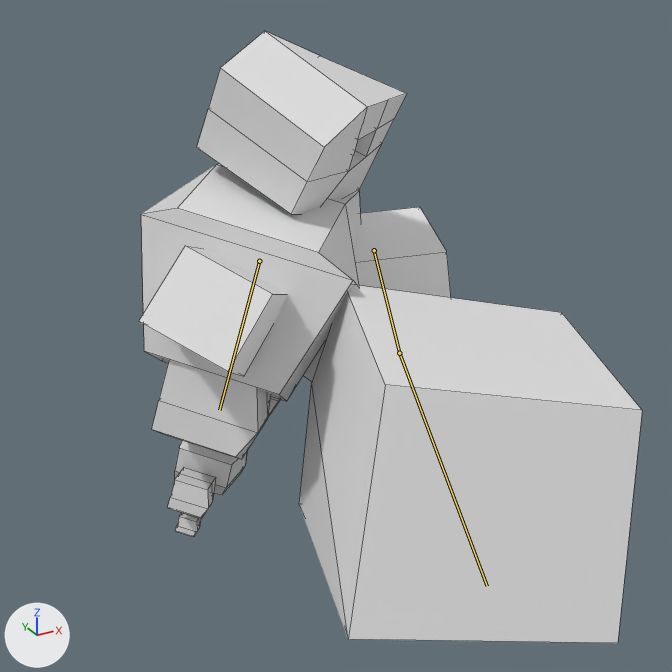
Before and after pictures for a commit that changed the FBX model Elderland/Assets/Models/Blender/Enemy/Heavy Enemy/HeavyEnemy.fbx.
One viewpoint serves both versions: a 50 mm camera at (-5.65, -12.72, 4.92) aimed at (0.81, -0.97, -0.95). The lights are fixed; the arrows at lower left show +X, +Y and +Z. Both versions are drawn at frame 28 of the action 'Armature|Left Attack'; the numbers are the values there. The bones that change are drawn over the model as lines. Mesh edges are drawn as thin lines.
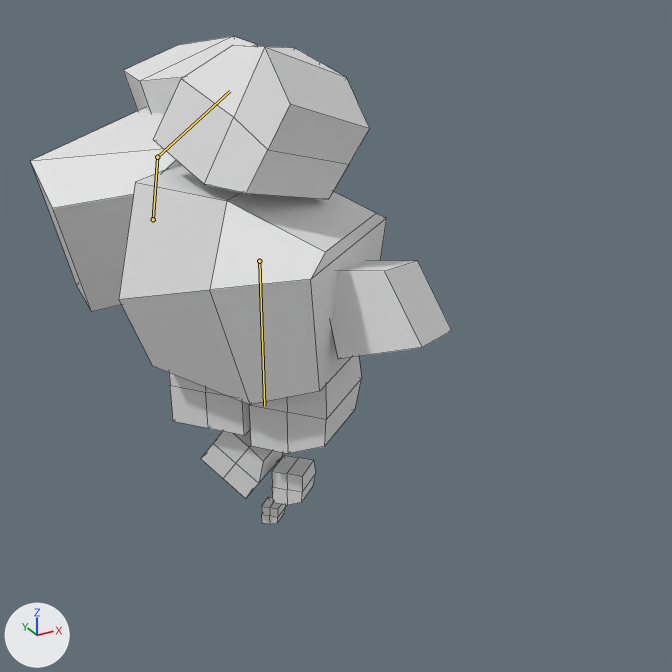
What the commit changed:
Bone 'Chest' (bone_chest) turns from (0, 39, 18) to (0, -39, 0) degrees about its own x, y and z.
Bone 'Left Arm Upper' (bone_left_arm_upper) moves from (1.57, -0.19, -0.3) to (0.0, 0.0, 0.0).
Bone 'Left Arm Upper' (bone_left_arm_upper) turns from (-67, -30, -5) to (38, -26, -112) degrees about its own x, y and z.
Bone 'Left Arm Lower' (bone_left_arm_lower) moves from (0.27, 1.14, 0.12) to (0.0, 0.0, 0.0).
Bone 'Left Arm Lower' (bone_left_arm_lower) is rescaled from (2.13, 2.13, 2.13) to (1.32, 1.32, 1.32).

Pixel boxes (x1, y1, x2, y2) of what changed, in the pictures (672 x 672 px):
'Cube.003', posed: before (299, 285, 642, 643); after (123, 36, 257, 114)
'Chest', posed (22% wider): before (141, 164, 361, 401); after (119, 165, 387, 404)
'Cube.001', posed (16% shorter): before (197, 31, 407, 214); after (153, 45, 370, 199)
'Cube.002', posed: before (303, 207, 451, 381); after (31, 108, 182, 311)
'Cube.004', posed: before (152, 360, 271, 459); after (249, 357, 362, 454)
'Cube.012', posed: before (175, 440, 247, 495); after (201, 430, 283, 498)
'Cube.007', posed (10% narrower): before (167, 468, 216, 518); after (272, 455, 316, 505)
'Cube.009', posed: before (175, 512, 201, 536); after (262, 497, 286, 524)
bone 'Chest', root to tip: before (259, 261) to (219, 410); after (259, 261) to (264, 406)
bone 'Left Arm Upper', root to tip: before (374, 250) to (399, 353); after (153, 219) to (157, 157)
bone 'Left Arm Lower', root to tip: before (399, 353) to (487, 586); after (157, 157) to (230, 91)
